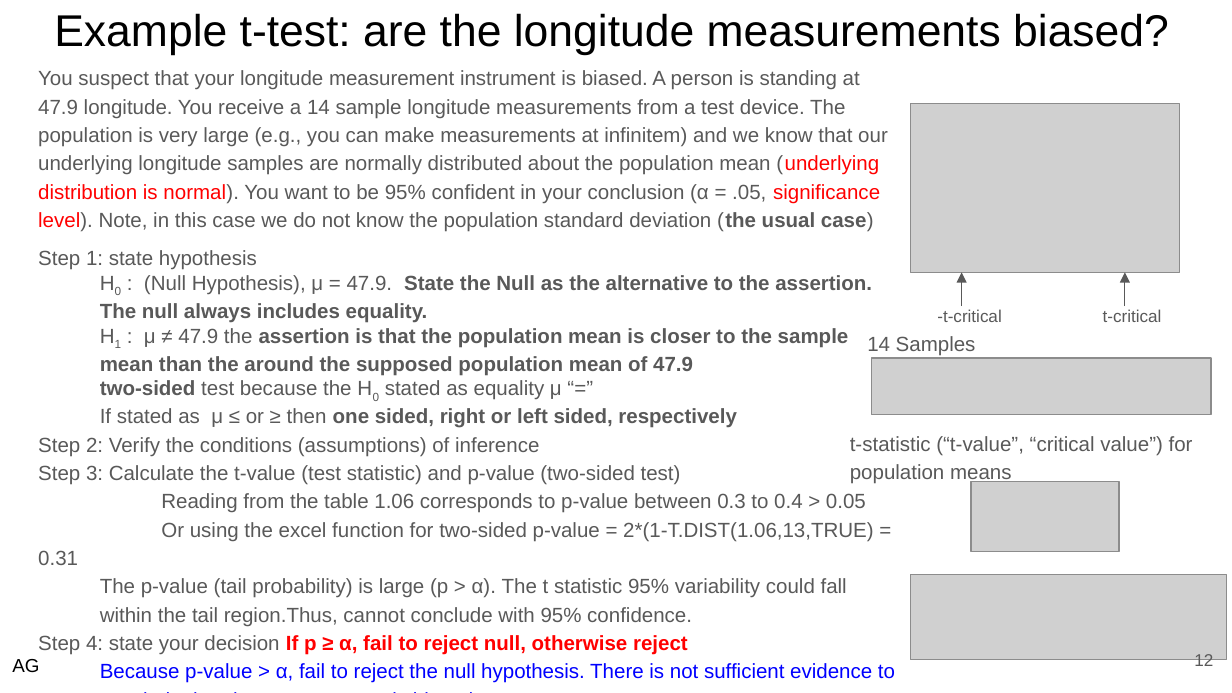
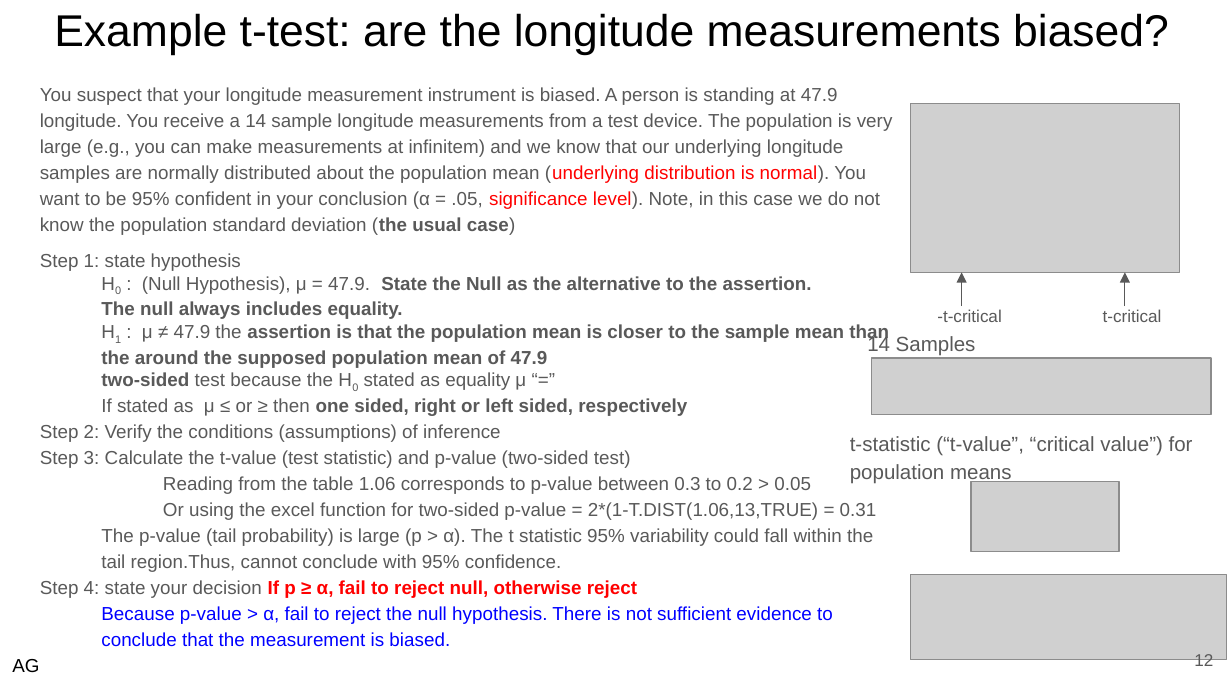
Before and after one commit to Aljgutier/Inference-Statistics-with-Python, a slide deck: slide 12 of a-Inference Statistics Slides.pptx. Drawn at 1232x693 pixels with LibreOffice and Linux fonts; fonts in the diff are those of the drawing; grey boxes stand for pictures. Boxes give left, top, right and bottom in pixels: in the first picture for what was removed or moved away, otherwise in the second. Text is boxed around its words. In the diff, an @@ line names an element or a change of style, - is before the commit and + after.

```diff
--- a/a-Inference Statistics Slides.pptx
+++ b/a-Inference Statistics Slides.pptx
@@ text "You suspect that your longitude ...": place and size @@
-text "You suspect that your longitude ..." at (38,70,888,655)
+text "You suspect that your longitude ..." at (40,87,893,647)
@@ text at (40,87,893,647): size 12 to 11 pt @@
@@ text at (163,476,811,494): text changed; size 12 to 11 pt @@
-Reading from the table 1.06 corresponds to p-value between 0.3 to 0.4 > 0.05
+Reading from the table 1.06 corresponds to p-value between 0.3 to 0.2 > 0.05
```
Also in this commit, not shown: 4 other slides changed.
